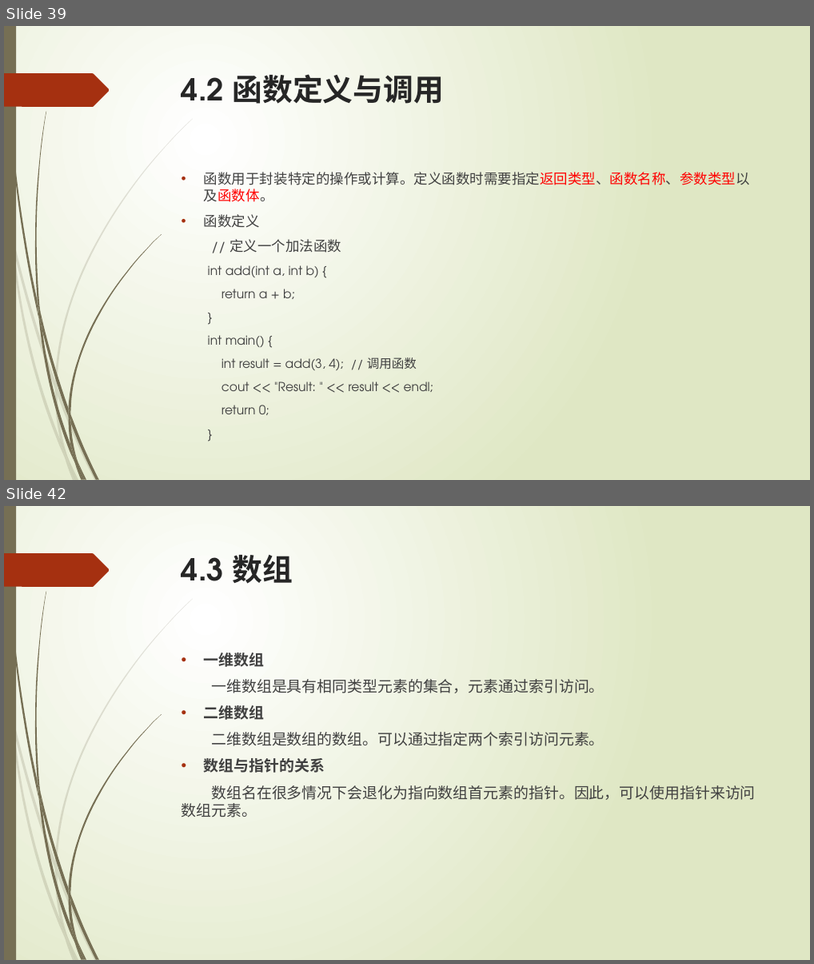
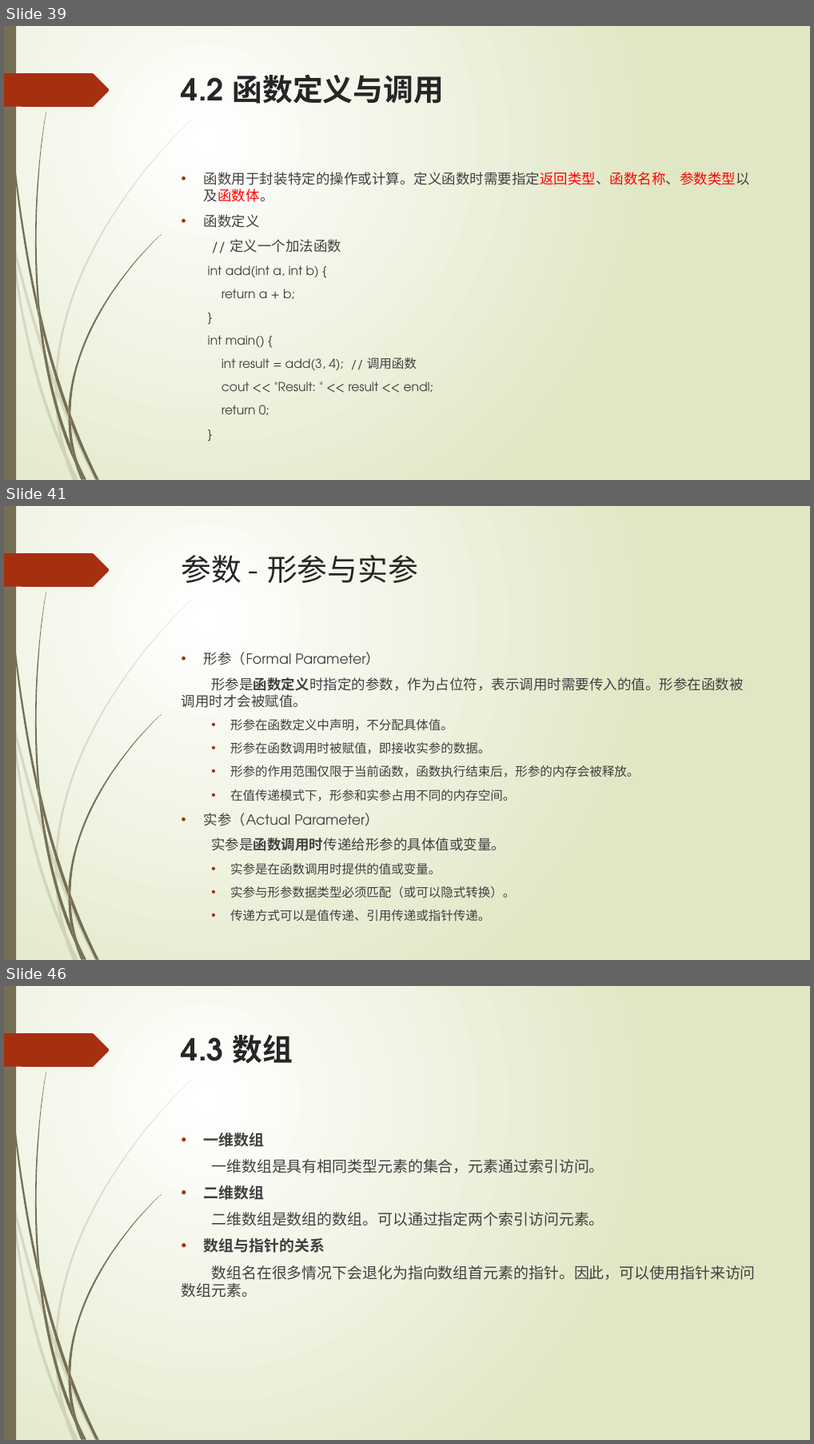
Before and after one commit to liuty2006/learn, a slide deck: learn_cpp/docs/C++语言培训.pptx. Shown one above the other, each under a label of ours: slides 39 and 42 before the commit, slides 39, 41 and 46 after it; the slides between them are not shown. The pictures are 814x964 and 814x1444 pixels, drawn with LibreOffice and Linux fonts; fonts in the diff are those of the drawing. Boxes give left, top, right and bottom in pixels: in the first picture for what was removed or moved away, otherwise in the second. Text is boxed around its words. In the diff, an @@ line names an element or a change of style, - is before the commit and + after.

```diff
--- a/learn_cpp/docs/C++语言培训.pptx
+++ b/learn_cpp/docs/C++语言培训.pptx
@@ slide 41 added at (x1=4, y1=506, x2=810, y2=960), background gradient #FFFFFF to #DFE8C4; not listed: 24 template elements that a slide beside it also shows @@
@@ title added at (x1=182, y1=555, x2=418, y2=583), 36 pt, text #262626 @@
+参数 - 形参与实参
@@ text added at (x1=182, y1=652, x2=743, y2=898), 14.8 pt, text #404040 @@
+• 形参（Formal Parameter）
+形参是函数定义时指定的参数，作为占位符，表示调用时需要传入的值。形参在函数被 调用时才会被赋值。
+  • 形参在函数定义中声明，不分配具体值。
+  • 形参在函数调用时被赋值，即接收实参的数据。
+  • 形参的作用范围仅限于当前函数，函数执行结束后，形参的内存会被释放。
+  • 在值传递模式下，形参和实参占用不同的内存空间。
+• 实参（Actual Parameter）
+实参是函数调用时传递给形参的具体值或变量。
+  • 实参是在函数调用时提供的值或变量。
+  • 实参与形参数据类型必须匹配（或可以隐式转换）。
+  • 传递方式可以是值传递、引用传递或指针传递。
@@ what was slide 42 is now slide 46 @@
```
Also in this commit, not shown: 5 slides changed, 3 other slides added, 6 other files.
